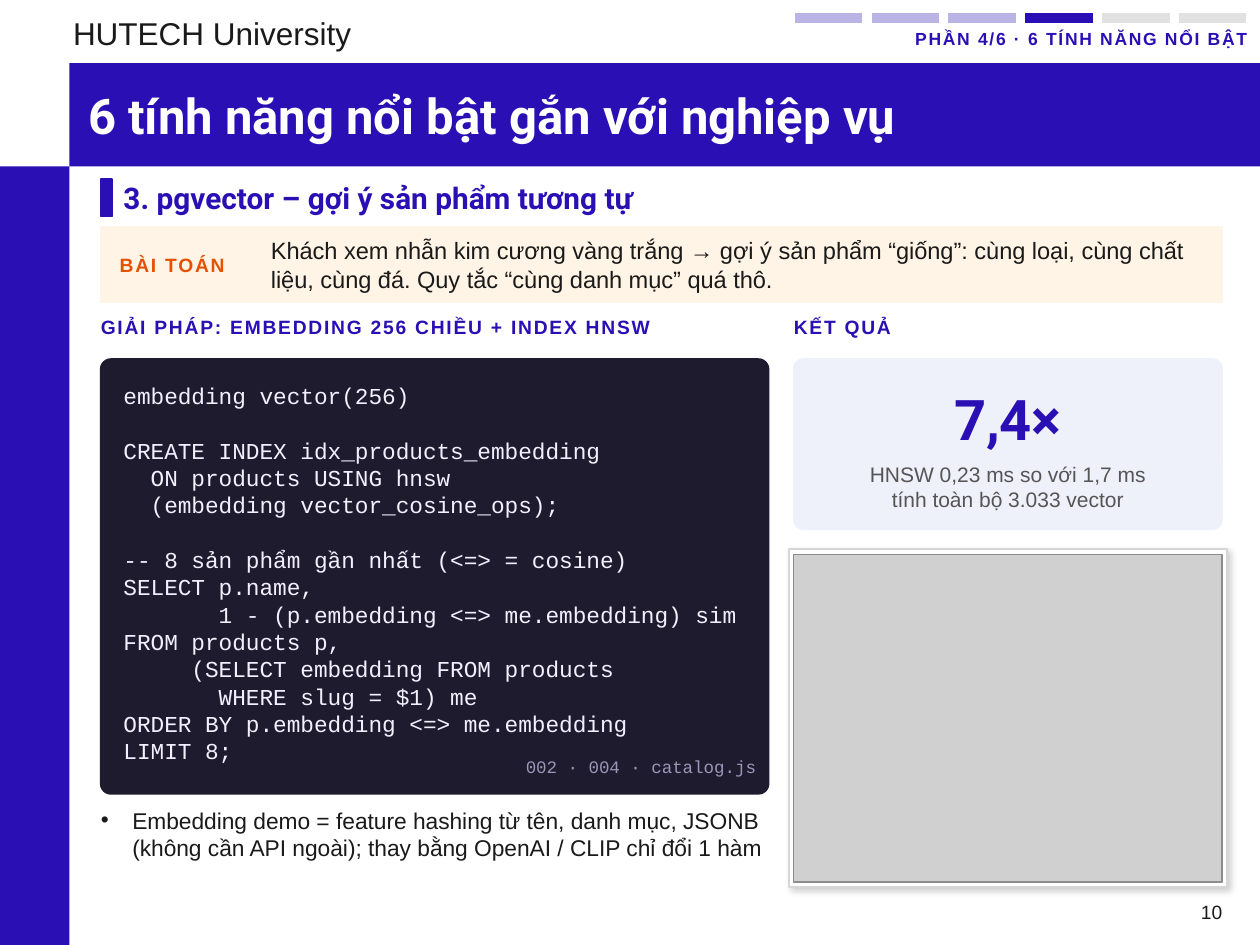
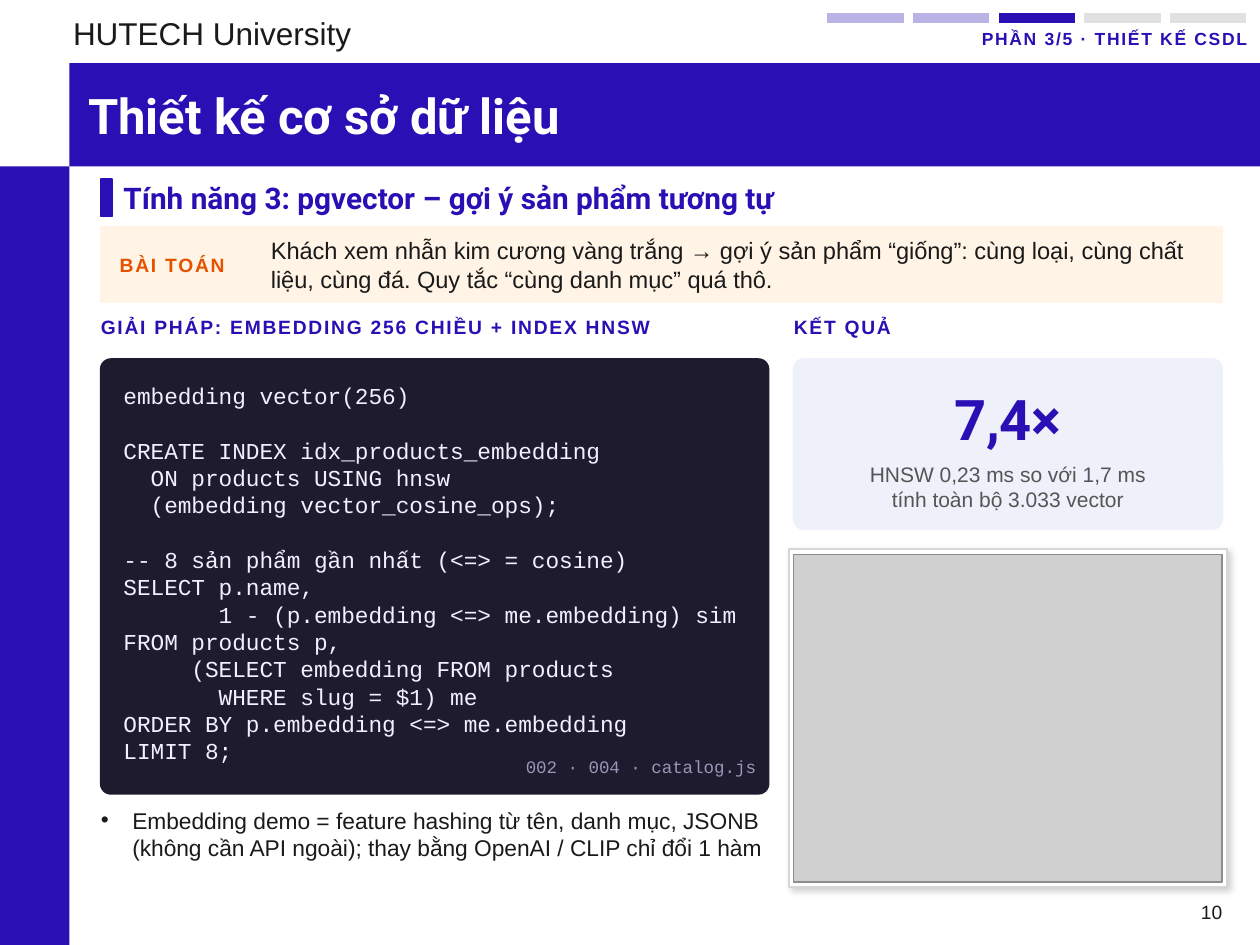
Before and after one commit to phunganhtuan123/master-csdl, a slide deck: slide 10 of docs/Slide_CSDL_Nhom6_PostgreSQL.pptx. Drawn at 1260x945 pixels with LibreOffice and Linux fonts; fonts in the diff are those of the drawing; grey boxes stand for pictures; background and template pictures are left out. Boxes give left, top, right and bottom in pixels: in the first picture for what was removed or moved away, otherwise in the second. Text is boxed around its words. In the diff, an @@ line names an element or a change of style, - is before the commit and + after.

Commit message:
Slide: gộp 6 tính năng vào phần 3 Thiết kế CSDL (5 phần), tiêu đề phụ in đậm trong body

```diff
--- a/docs/Slide_CSDL_Nhom6_PostgreSQL.pptx
+++ b/docs/Slide_CSDL_Nhom6_PostgreSQL.pptx
@@ rectangle: place and size @@
-rectangle at (794, 13, 863, 24)
+rectangle at (827, 13, 905, 24)
@@ rectangle removed at (871, 13, 940, 24) @@
@@ rectangle: place and size @@
-rectangle at (948, 13, 1017, 24)
+rectangle at (912, 13, 990, 24)
@@ rectangle: place and size @@
-rectangle at (1024, 13, 1094, 24)
+rectangle at (998, 13, 1076, 24)
@@ rectangle: place and size @@
-rectangle at (1101, 13, 1171, 24)
+rectangle at (1084, 13, 1162, 24)
@@ rectangle: place and size @@
-rectangle at (1178, 13, 1247, 24)
+rectangle at (1169, 13, 1247, 24)
@@ text at (982, 31, 1247, 46): text changed @@
-PHẦN 4/6 · 6 TÍNH NĂNG NỔI BẬT
+PHẦN 3/5 · THIẾT KẾ CSDL
@@ title at (88, 94, 560, 143): text changed @@
-6 tính năng nổi bật gắn với nghiệp vụ
+Thiết kế cơ sở dữ liệu
@@ text at (123, 184, 773, 216): text changed @@
-3. pgvector – gợi ý sản phẩm tương tự
+Tính năng 3: pgvector – gợi ý sản phẩm tương tự
```
Also in this commit, not shown: 15 other slides changed, 2 other files.
